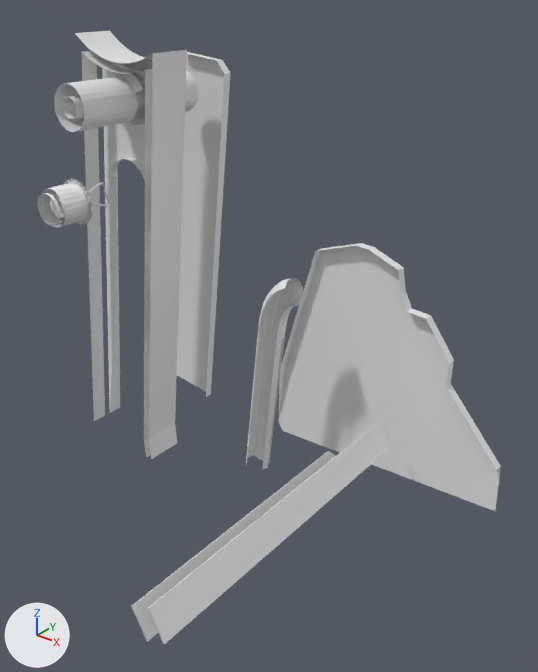
An edit to the OBJ model DarkChaos-Dev/gameitems/Primitive.LM_L_LH1_Parts.obj, drawn before and after from the same camera.
Before and after are seen from a camera (50 mm lens) standing at (-1126.0, -146.0, 649.0) and looking at (-1282.0, 50.0, 528.0). The lights are fixed; the arrows at lower left show +X, +Y and +Z. Where no turn or scale is listed for an object, it has been applied to the vertices. Vertices at the same position are counted once.

The older version as bpy lines, for what is in view:
```python
me_lm_l_lh1_parts = bpy.data.meshes.new('LM_L_LH1_Parts')
me_lm_l_lh1_parts.from_pydata(...)  # 1000 vertices, 1548 faces; spans x -1410.0..-1203.0, y -45.0..109.0, z 432.0..628.0
ob_lm_l_lh1_parts = bpy.data.objects.new('LM_L_LH1_Parts', me_lm_l_lh1_parts)
ob_lm_l_lh1_parts.location = (0.0, 0.0, 0.0)
```
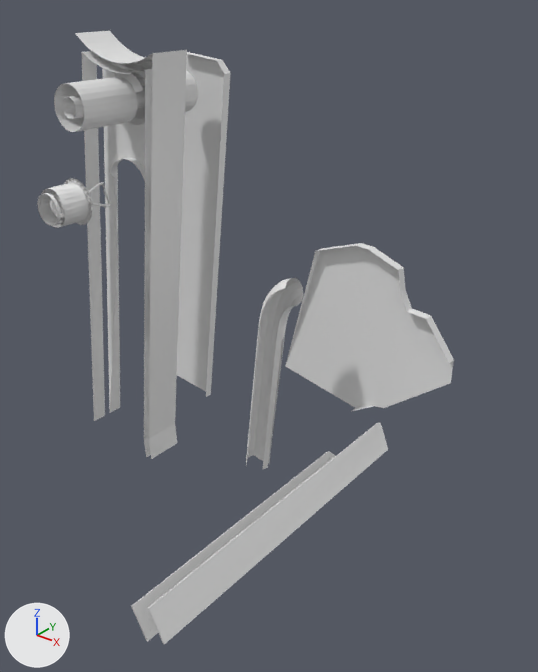
Pixel boxes [x1, y1, x2, y2] of what changed, in the pictures (538 x 672 px; the box of a moved part takes in the faces that stretch with it):
```json
{"object": "LM_L_LH1_Parts", "change": "reshaped", "before": [37, 31, 501, 644], "after": [37, 31, 454, 644], "on screen": "10% narrower"}
{"part": 1, "of": "me_lm_l_lh1_parts", "change": "moved or reshaped", "before": [278, 250, 501, 511], "after": [285, 250, 454, 412]}
```

The change, as JSON lines over the scene's bpy script:
```json
{"block": "me_lm_l_lh1_parts", "where": "# used by ob_lm_l_lh1_parts; location = (0.0, 0.0, 0.0)"}
{"op": "remove", "block": "me_lm_l_lh1_parts", "code": "me_lm_l_lh1_parts.from_pydata(...)  # 1000 vertices, 1548 faces; spans x -1410.0..-1203.0, y -45.0..109.0, z 432.0..628.0"}
{"op": "add", "block": "me_lm_l_lh1_parts", "code": "me_lm_l_lh1_parts.from_pydata(...)  # 999 vertices, 1545 faces; spans x -1410.0..-1228.0, y -45.0..109.0, z 432.0..628.0"}
{"block": "me_lm_l_lh1_parts", "change": "me_lm_l_lh1_parts part 1"}
{"block": "me_lm_l_lh1_parts", "change": "6 vertices are removed from x -1308.0..-1203.0, y 89.0..93.0, z 453.0..508.0"}
{"block": "me_lm_l_lh1_parts", "change": "14 faces are deleted"}
{"block": "me_lm_l_lh1_parts", "change": "1 vertex moves from x -1311.0, y 93.0, z 457.0 to x -1269.0, y 93.0, z 481.0"}
{"block": "me_lm_l_lh1_parts", "change": "5 vertices are added at (-1265.0, 93.0, 483.0), (-1256.0, 93.0, 486.0), (-1261.0, 93.0, 485.0), (-1265.0, 89.0, 483.0), (-1269.0, 89.0, 481.0)"}
{"block": "me_lm_l_lh1_parts", "change": "11 new faces join them"}
```
